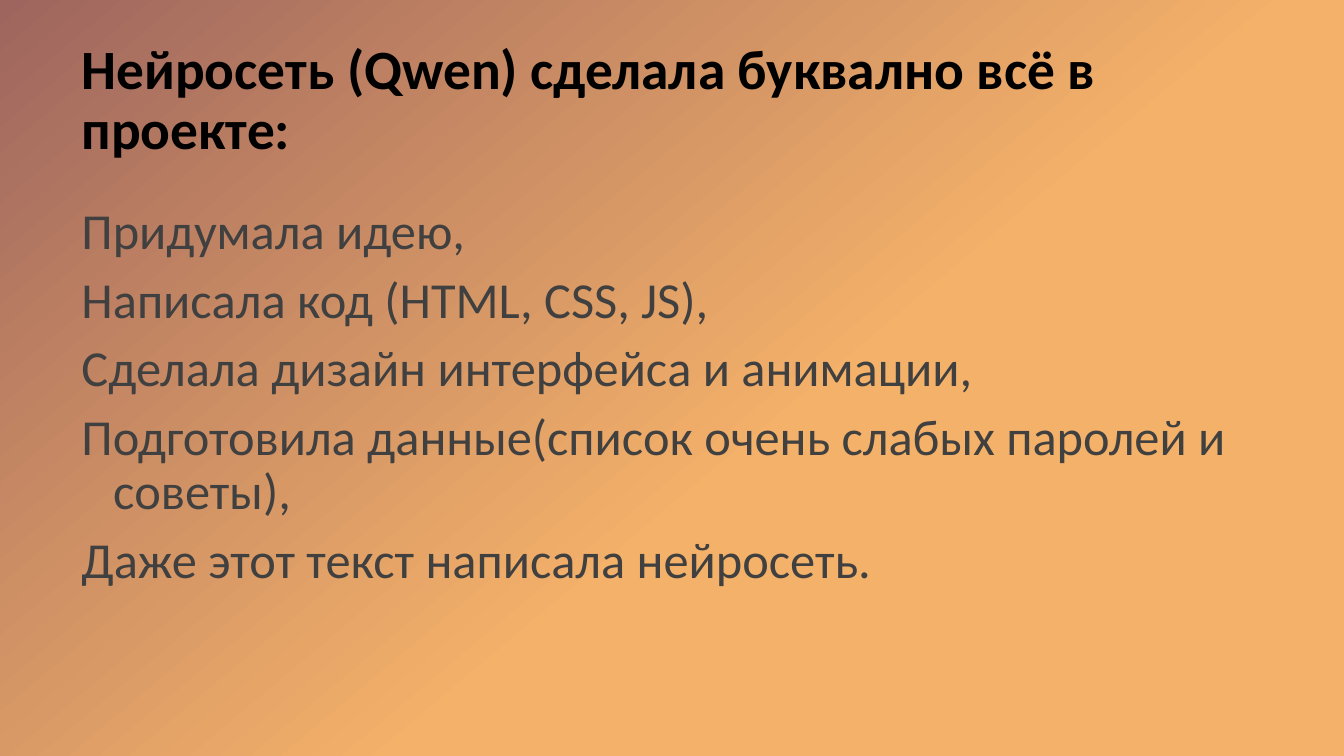
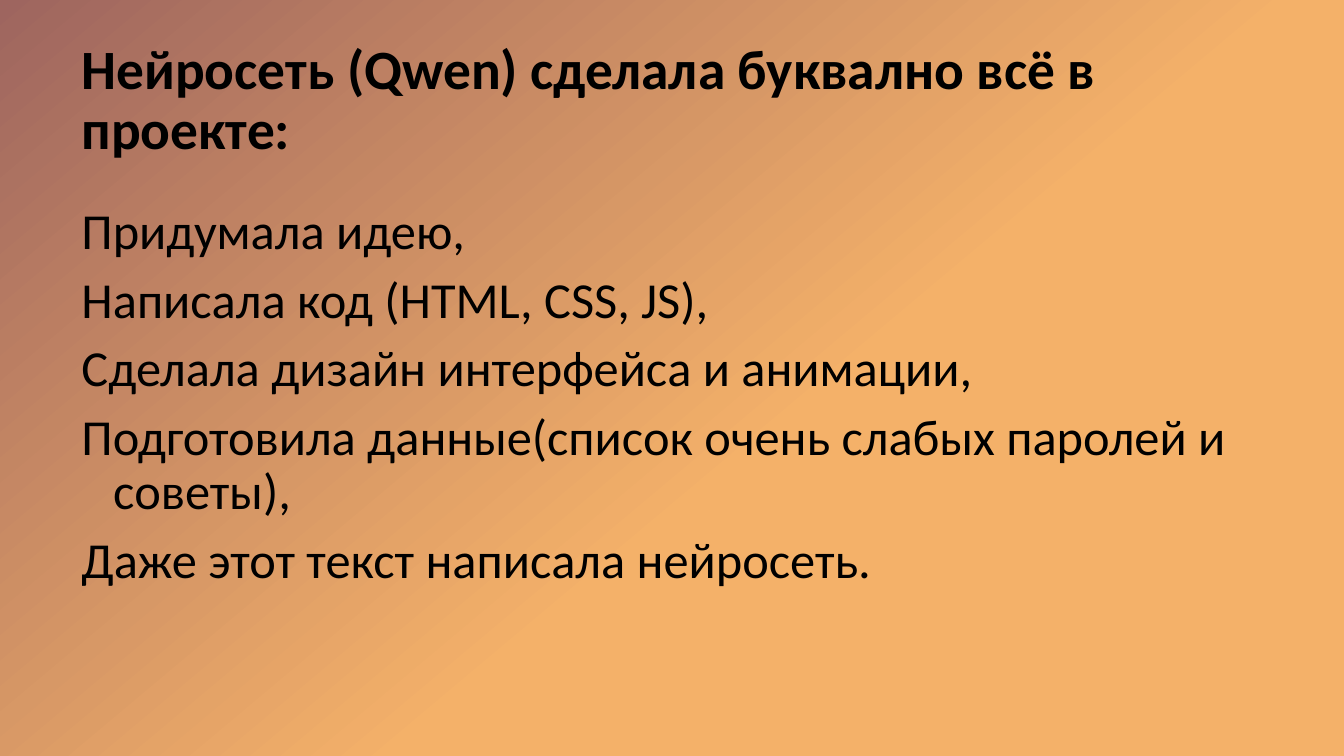
Before and after one commit to andretabunov/check_your_password, a slide deck: slide 3 of Презентация 1.pptx. Drawn at 1344x756 pixels with LibreOffice and Linux fonts; fonts in the diff are those of the drawing. Boxes give left, top, right and bottom in pixels: in the first picture for what was removed or moved away, otherwise in the second. Text is boxed around its words. In the diff, an @@ line names an element or a change of style, - is before the commit and + after.

```diff
--- a/Презентация 1.pptx
+++ b/Презентация 1.pptx
@@ text "Придумала идею," at (81,216,1225,586): text colour #404040 to #000000 @@
```
Also in this commit, not shown: 8 other slides changed.
